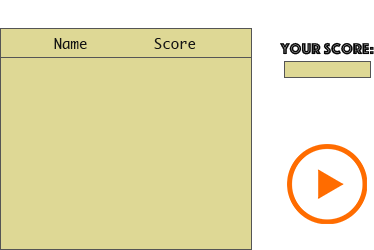
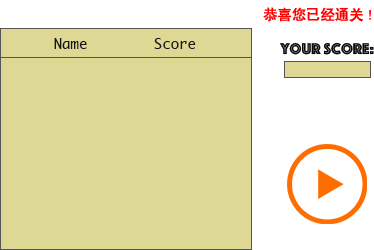
Layer changes from the first 374 x 250 image to the second:
added group "top copy" with 9 layers above "top" over [263, 7, 371, 22]
added layer "恭喜您已经通关！" in group "top copy" over [263, 7, 371, 22]
